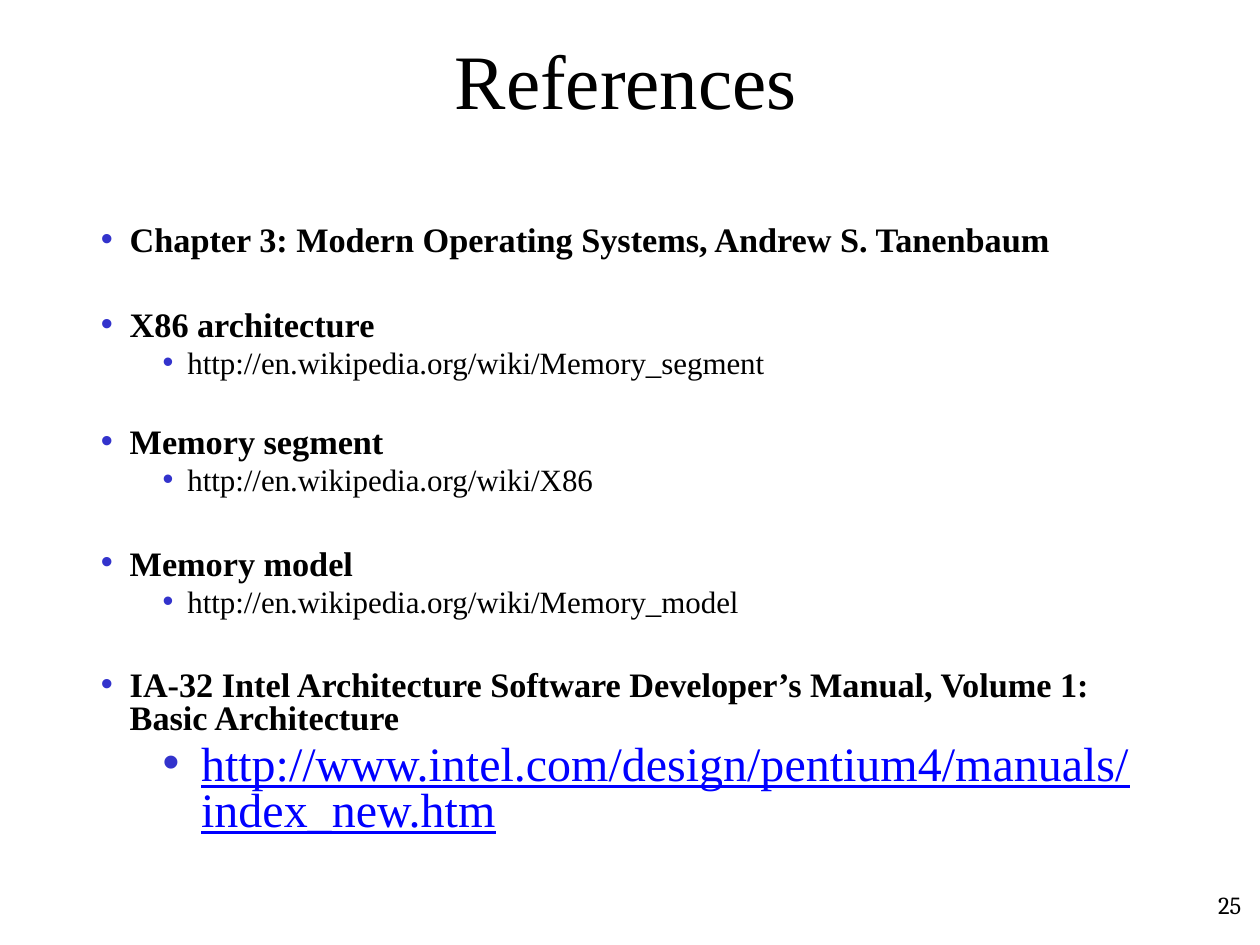
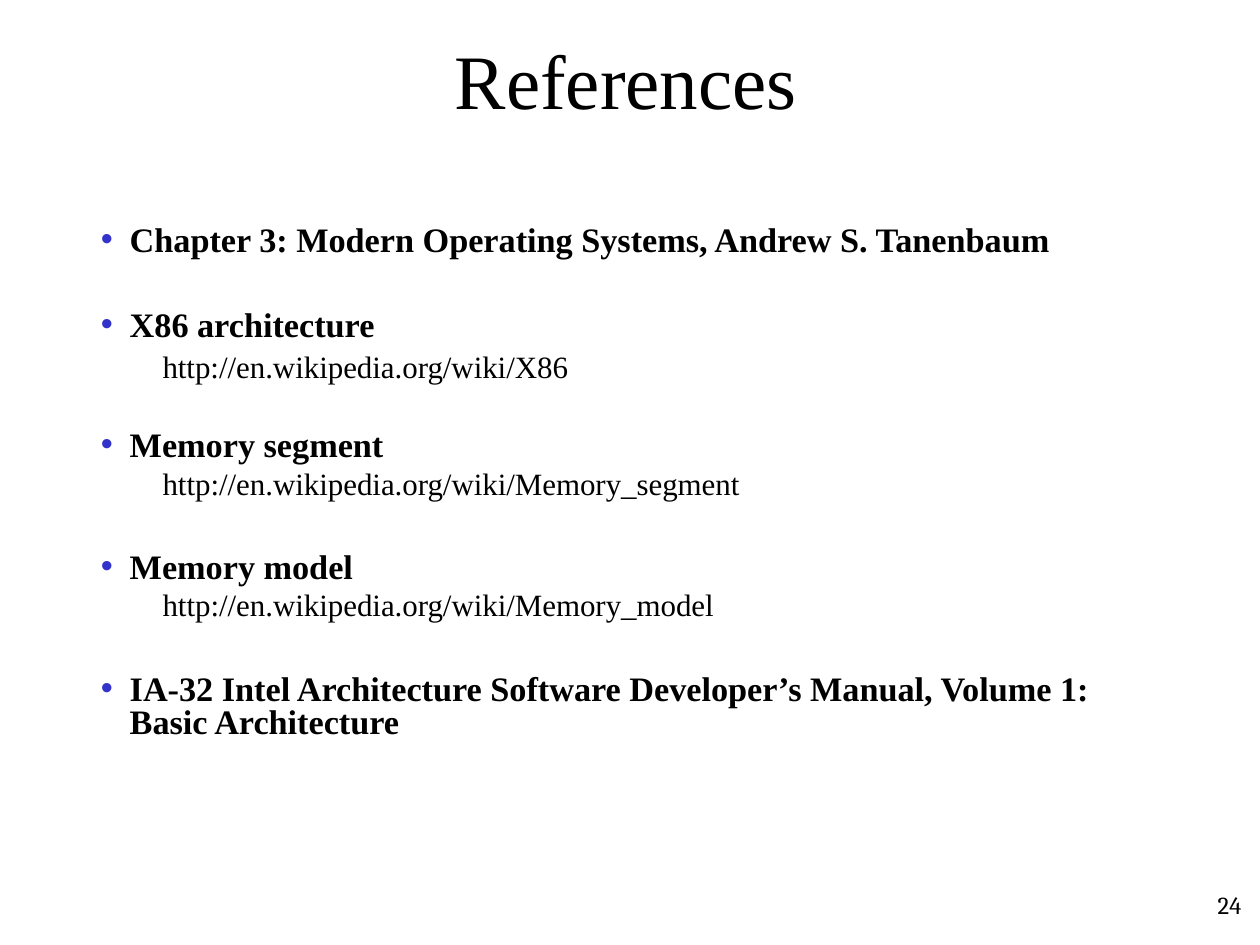
Before and after one commit to oscourse/oscourse.github.io, a slide deck: slide 24 of slides/virtual_memory_intro.pptx (slide 25 before the commit). Drawn at 1260x945 pixels with LibreOffice and Linux fonts; fonts in the diff are those of the drawing. Boxes give left, top, right and bottom in pixels: in the first picture for what was removed or moved away, otherwise in the second. Text is boxed around its words. In the diff, an @@ line names an element or a change of style, - is before the commit and + after.

```diff
--- a/slides/virtual_memory_intro.pptx
+++ b/slides/virtual_memory_intro.pptx
@@ text at (x1=130, y1=228, x2=1089, y2=735): bullet • to none @@
@@ text at (x1=130, y1=356, x2=569, y2=464): paragraphs added @@
+  http://en.wikipedia.org/wiki/X86
+• Memory segment
@@ text at (x1=130, y1=431, x2=593, y2=497): paragraphs removed @@
-• Memory segment
-  • http://en.wikipedia.org/wiki/X86
@@ text at (x1=201, y1=747, x2=1128, y2=834): paragraph removed @@
-  • http://www.intel.com/design/pentium4/manuals/index_new.htm
@@ page number at (x1=1218, y1=897, x2=1242, y2=914): text changed @@
-25
+24
```
Also in this commit, not shown: 3 other slides changed, 1 slide removed, 3 other files.
